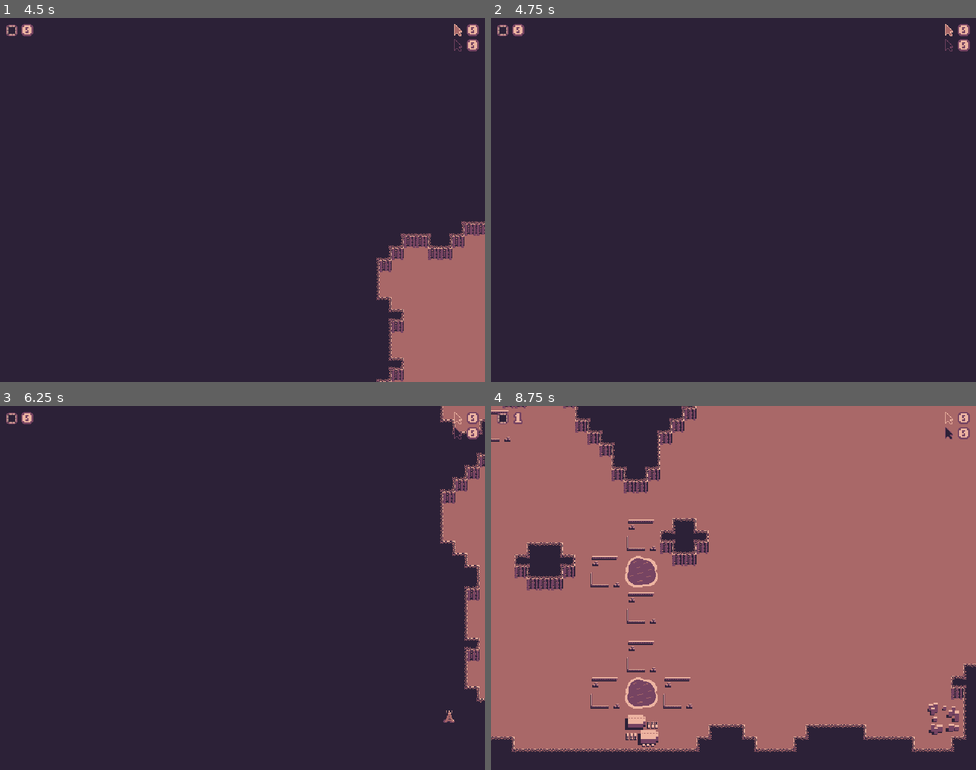
Above: before the commit, frames 1-4 (two rows, left to right).
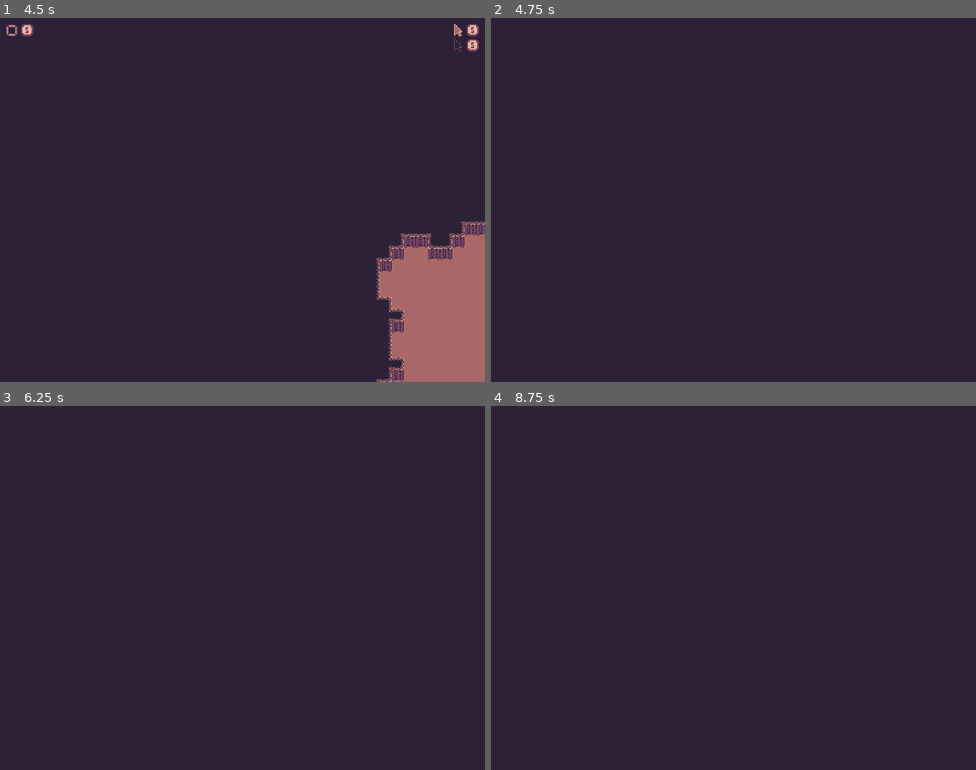
Above: after the commit, the same moments.

Repository: nikolawhallon/data-wars
Game: Godot game, scene res://scenes/app.tscn
The game is run twice, just before and just after one commit, with the same random seed, the same clock (stepped at 60 frames per second) and the same inputs.
Inputs:
- Up to frame 1 (4.5 s): tap Enter at 0.5, 2, 3.5 s; hold Right (move_right) 0.53-1.28 s; tap L (leave) at 0.6, 1.55, 2.3, 3.05, 3.6 s; tap Space at 1.25, 2.75, 4.25 s; hold Down (move_down) 1.28-2.03 s; tap B (building) at 1.35 s; hold Right (move_right) 2.03-2.78 s; tap C (connect) at 2.1 s; hold Up (move_up) 2.78-3.53 s; tap H (host) at 2.85 s; hold Left (move_left) from 3.53 s (still down); tap S (single_player) at 4.35 s
- Up to frame 2 (4.75 s): keep holding Left (move_left); tap L (leave) at 4.55 s
- Up to frame 3 (6.25 s): release Left (move_left) at 5.03 s; hold Down (move_down) 5.03-5.78 s; tap T (target) at 5.1 s; tap L (leave) at 5.3, 6.05 s; hold Right (move_right) from 5.78 s (still down); tap U (unit) at 5.85 s
- Up to frame 4 (8.75 s): release Right (move_right) at 6.53 s; hold Up (move_up) 6.53-7.28 s; tap L (leave) at 6.6, 7.55, 8.3 s; hold Right (move_right) 7.28-8.03 s; tap B (building) at 7.35 s; hold Down (move_down) from 8.03 s (still down); tap C (connect) at 8.1 s

Frame 1 is identical in both runs. In frame 2, 0.3% of the frame differs, in the area x 1-99%, y 1-10%; in frame 3, 3.8%; in frame 4, 87%, in the area x 0-100%, y 0-96%.

Commit message:
fixed arena leaving

Diff:
--- a/scenes/app.gd
+++ b/scenes/app.gd
@@ -52,6 +52,9 @@
 
 func get_peer_ids_for_match(match_id):
 	var peer_ids = []
+	if !matches.has(match_id):
+		return peer_ids
+
 	for proto_team in matches[match_id]["proto_teams"]:
 		peer_ids.append(proto_team["peer_id"])
 
@@ -238,44 +241,50 @@
 	var arena = $Matches.get_node("Arena_%d" % match_id)
 	arena.announce_play_game(random_seed)
 
-func _on_arena_leave_requested():
+func _on_arena_leave_requested(arena):
 	if multiplayer.is_server():
-		leave_match_for_peer(multiplayer.get_unique_id())
+		leave_match_for_peer(arena.match_id)
 	else:
-		request_leave_match.rpc_id(1)
+		request_leave_match.rpc_id(1, arena.match_id)
 
 @rpc("any_peer", "reliable")
-func request_leave_match():
+func request_leave_match(match_id):
 	if not multiplayer.is_server():
 		return
 
-	leave_match_for_peer(multiplayer.get_remote_sender_id())
-
-func leave_match_for_peer(peer_id):
-	var arena = get_arena_for_peer(peer_id)
-	if arena == null:
-		print("WARN - no arena for peer id: ", peer_id)
-		return
+	leave_match_for_peer(match_id)
+
+func leave_match_for_peer(match_id):
+	var arena_name = "Arena_%d" % match_id
+	if !$Matches.has_node(arena_name):
+		print("ERROR - arena does not exist for match_id: ", match_id)
+		return
+
+	var arena = $Matches.get_node(arena_name)
 
 	var peer_ids = []
 	for team in NodeUtils.get_nodes_in_group_for_node(arena, "Team"):
 		peer_ids.append(team.peer_id)
 
 	if DisplayServer.get_name() == "headless":
-		announce_leave_match.rpc_id(1, arena.name)
+		announce_leave_match.rpc_id(1, match_id)
 
 	for id in peer_ids:
-		announce_leave_match.rpc_id(id, arena.name)
+		announce_leave_match.rpc_id(id, match_id)
 
 @rpc("call_local", "reliable")
-func announce_leave_match(arena_name):
+func announce_leave_match(match_id):
+	var arena_name = "Arena_%d" % match_id
+	if !$Matches.has_node(arena_name):
+		print("ERROR - arena does not exist for match_id: ", match_id)
+		return
+
+	var arena = $Matches.get_node(arena_name)
+
 	print("Freeing arena for peer id: ", multiplayer.get_unique_id())
-	if $Matches.has_node(arena_name):
-		var arena = $Matches.get_node(arena_name)
-		var match_id = arena.match_id
-		matches.erase(match_id)
-		erase_net_nodes_in_match(match_id)
-		arena.queue_free()
+	matches.erase(match_id)
+	erase_net_nodes_in_match(match_id)
+	arena.queue_free()
 
 	if DisplayServer.get_name() != "headless":
 		multiplayer.multiplayer_peer = OfflineMultiplayerPeer.new()
